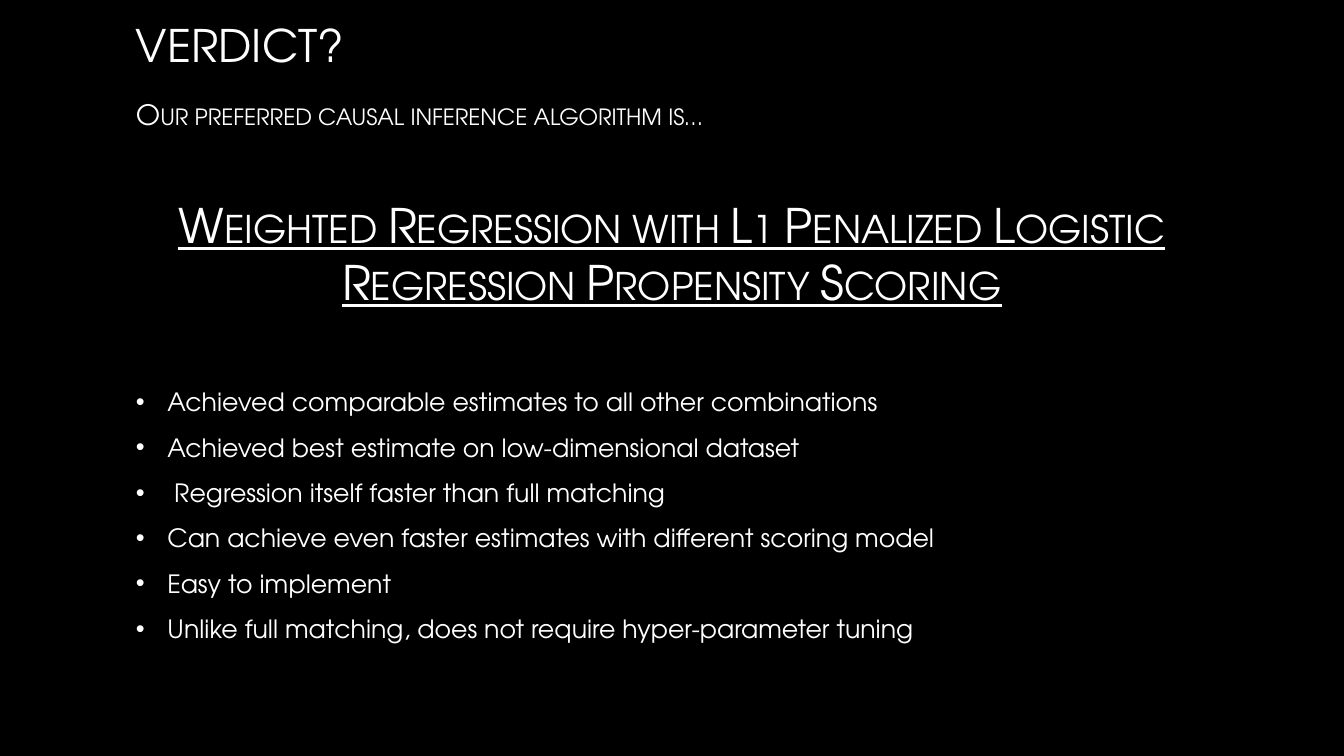
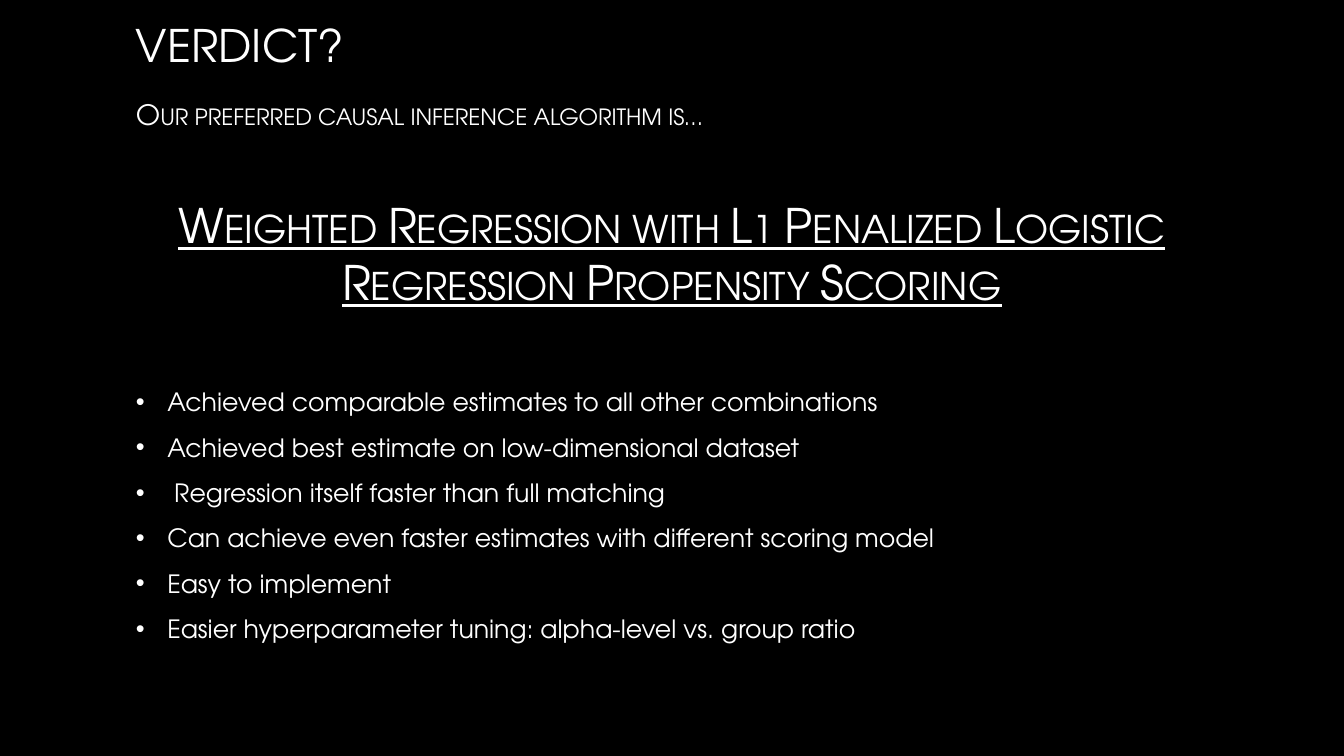
Before and after one commit to TZstatsADS/Spring2021-Project4-group5, a slide deck: slide 13 of doc/ADS Project 4 Presentation.pptx. Drawn at 1344x756 pixels with LibreOffice and Linux fonts; fonts in the diff are those of the drawing; background and template pictures are left out. Boxes give left, top, right and bottom in pixels: in the first picture for what was removed or moved away, otherwise in the second. Text is boxed around its words. In the diff, an @@ line names an element or a change of style, - is before the commit and + after.

Commit message:
presentation edits

```diff
--- a/doc/ADS Project 4 Presentation.pptx
+++ b/doc/ADS Project 4 Presentation.pptx
@@ text at [167,619,855,644]: text changed @@
-• Unlike full matching, does not require hyper-parameter tuning
+• Easier hyperparameter tuning: alpha-level vs. group ratio
```
Also in this commit, not shown: 4 other slides changed.
